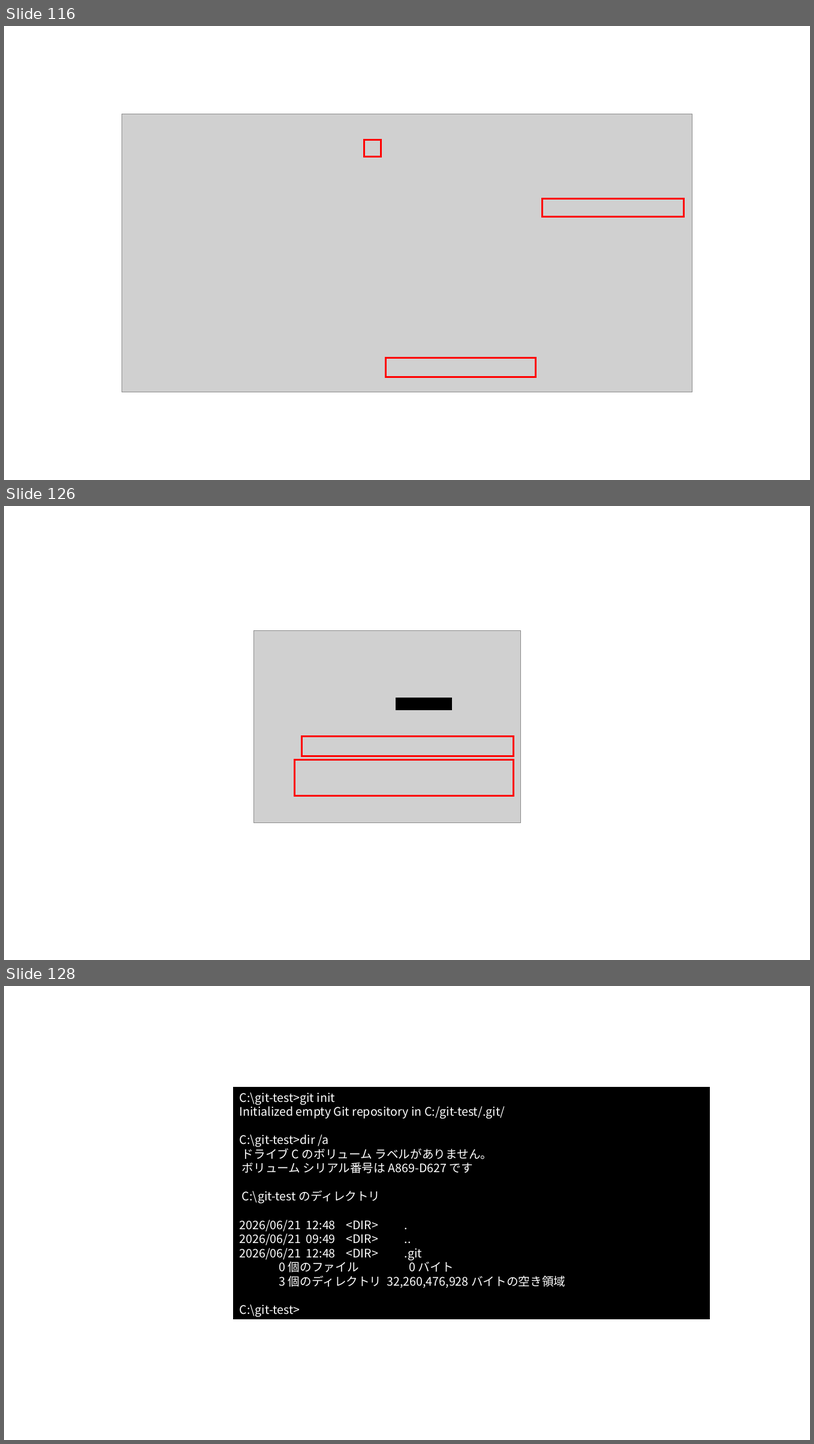
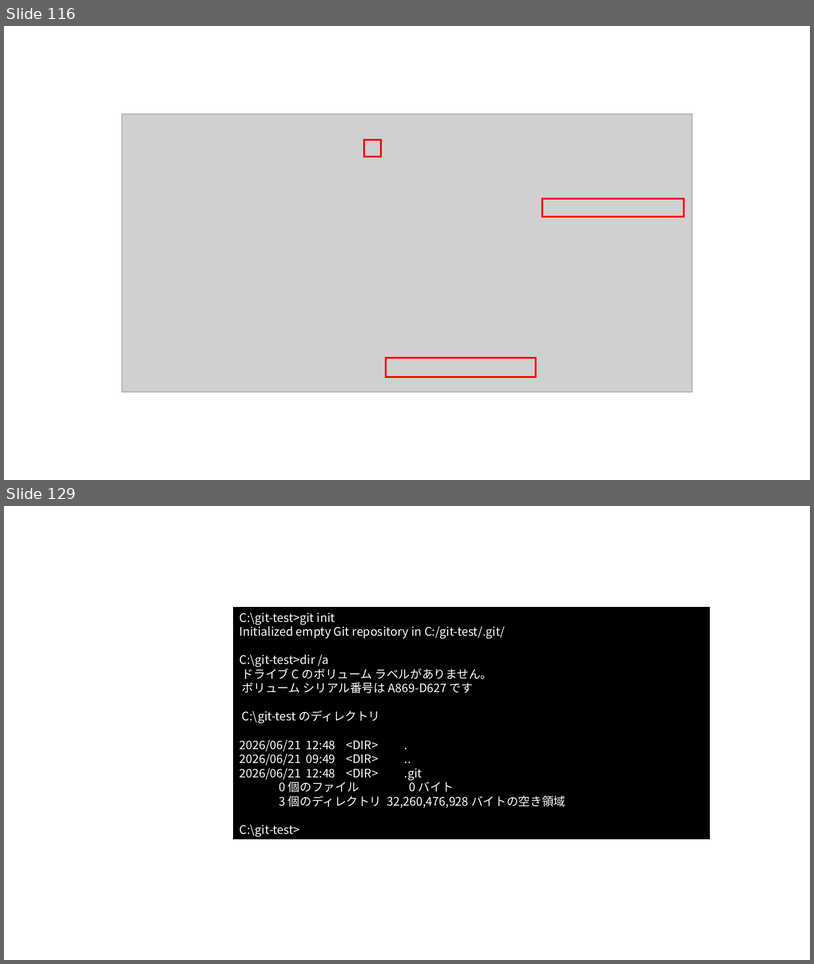
Before and after one commit to nishida2073/ai_navive, a slide deck: 01_テキスト/Git入門_図.pptx. Shown one above the other, each under a label of ours: slides 116, 126 and 128 before the commit, slides 116 and 129 after it; the slides between them are not shown. The pictures are 814x1444 and 814x964 pixels, drawn with LibreOffice and Linux fonts; fonts in the diff are those of the drawing; grey boxes stand for pictures. Boxes give left, top, right and bottom in pixels: in the first picture for what was removed or moved away, otherwise in the second. Text is boxed around its words. In the diff, an @@ line names an element or a change of style, - is before the commit and + after.

```diff
--- a/01_テキスト/Git入門_図.pptx
+++ b/01_テキスト/Git入門_図.pptx
@@ slide 126 removed at bbox=[4, 506, 810, 960], background #FFFFFF @@
@@ picture removed at bbox=[254, 631, 521, 823] @@
@@ rectangle removed at bbox=[396, 698, 452, 709] @@
@@ rectangle removed at bbox=[302, 736, 514, 756] @@
@@ rectangle removed at bbox=[295, 759, 514, 796] @@
@@ what was slide 128 is now slide 129 @@
```
Also in this commit, not shown: 4 slides changed, 9 slides added, 7 other slides removed, 1 other file.
